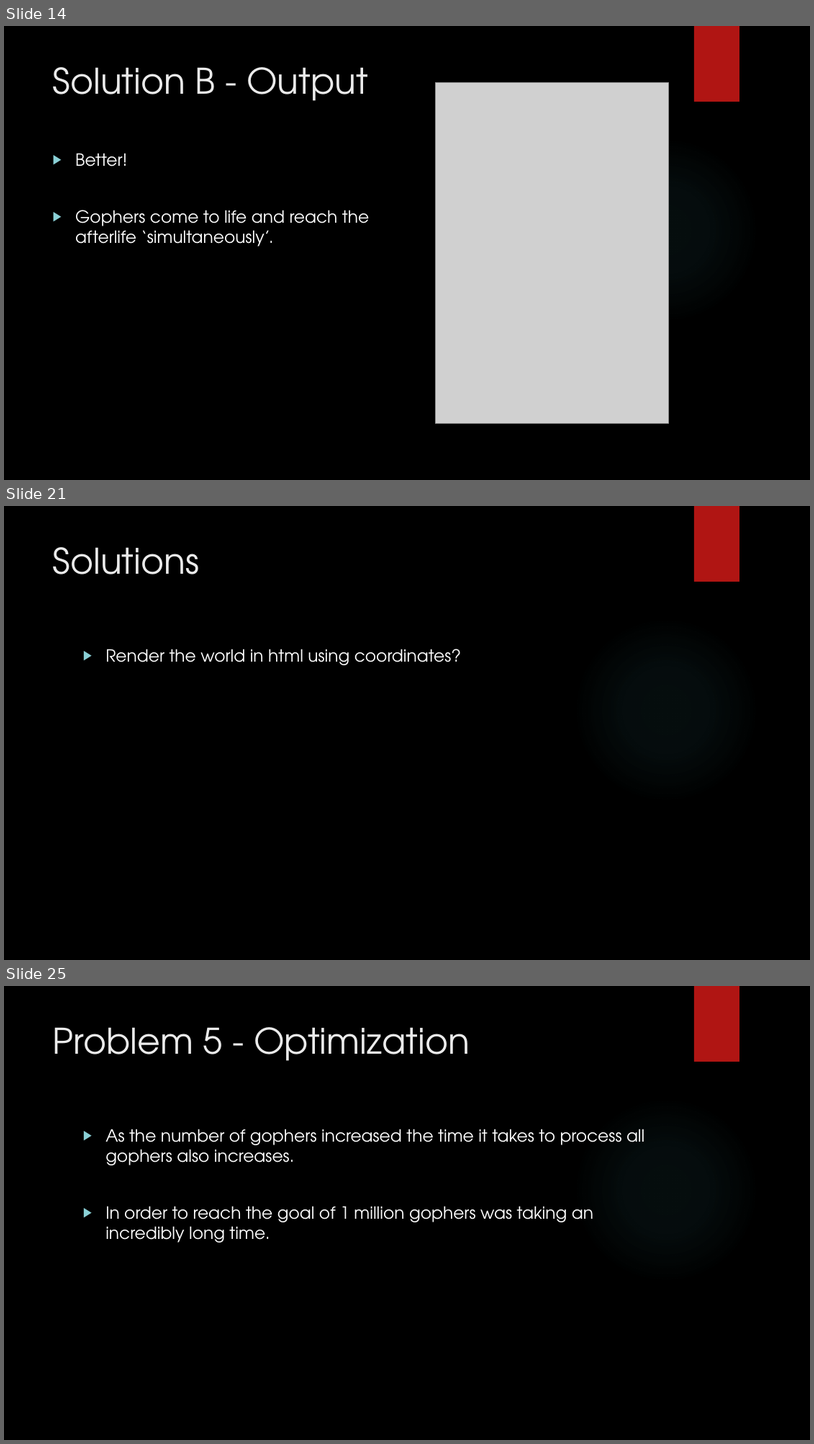
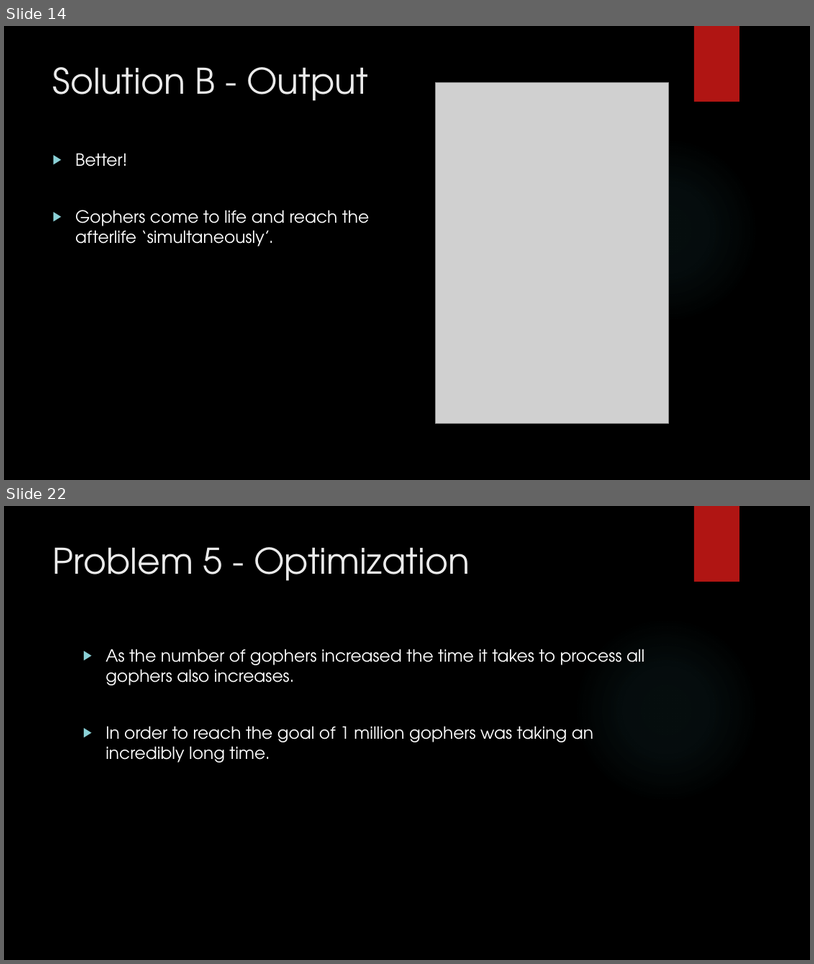
Before and after one commit to jaminologist/GopherLife, a slide deck: GopherLife.pptx. Shown one above the other, each under a label of ours: slides 14, 21 and 25 before the commit, slides 14 and 22 after it; the slides between them are not shown. The pictures are 814x1444 and 814x964 pixels, drawn with LibreOffice and Linux fonts; fonts in the diff are those of the drawing; grey boxes stand for pictures; background and template pictures are left out. Boxes give left, top, right and bottom in pixels: in the first picture for what was removed or moved away, otherwise in the second. Text is boxed around its words. In the diff, an @@ line names an element or a change of style, - is before the commit and + after.

```diff
--- a/GopherLife.pptx
+++ b/GopherLife.pptx
@@ slide 21 removed at bbox=[4, 506, 810, 960], background picture (left out); not listed: 2 template elements that a slide beside it also shows @@
@@ title removed at bbox=[53, 547, 199, 574] @@
-Solutions
@@ text removed at bbox=[106, 649, 461, 665] @@
-▶ Render the world in html using coordinates?
@@ what was slide 25 is now slide 22 @@
```
Also in this commit, not shown: 3 slides changed, 4 slides added, 6 other slides removed, 4 other files.
